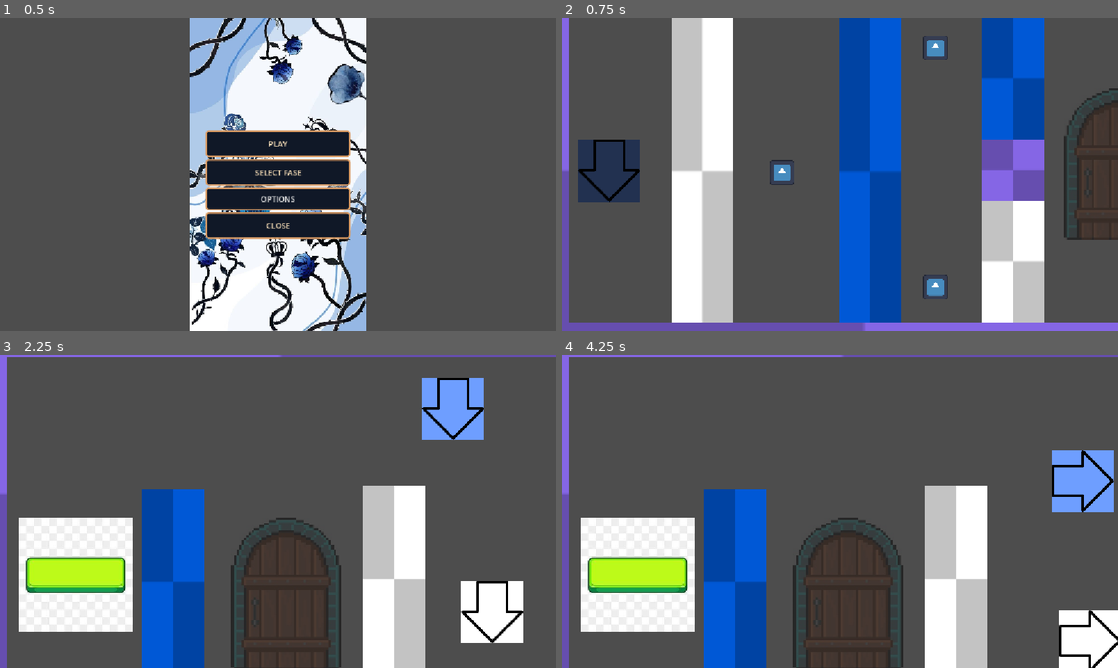
Above: before the commit, frames 1-4 (two rows, left to right).
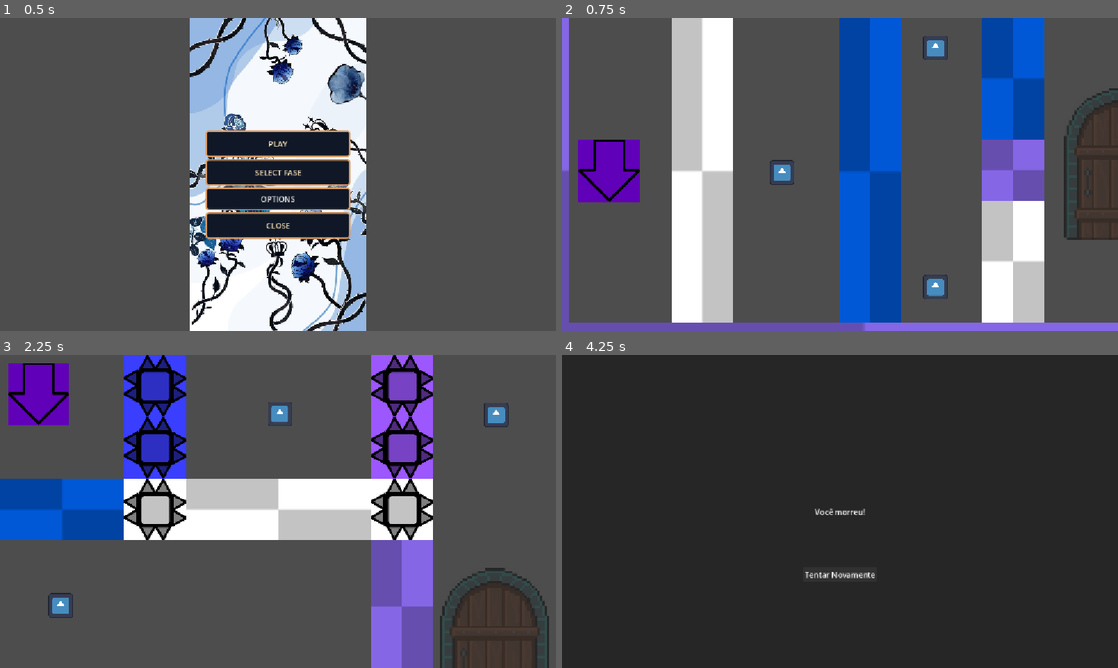
Above: after the commit, the same moments.

Repository: Equipe-Plasma/Switch-Shadow
Game: Godot game, scene res://menu/menu_principal/menu_principal.tscn
Two runs of this game, one before a commit and one after it. Both use one fixed random seed, a clock stepped at 60 frames per second and the inputs below. The engine's default icon, where the game draws it, is replaced by a stand-in: a white triangle on a blue panel in a dark square.
Inputs:
- Up to frame 1 (0.5 s): no input
- Up to frame 2 (0.75 s): click "PLAY" at 0.5 s
- Up to frame 3 (2.25 s): tap Enter (proxima_fase) at 1.25 s; hold D (mover_direita) 1.28-2 s; hold Enter (proxima_fase) 1.28-2 s; click "Próxima Fase" at 2 s
- Up to frame 4 (4.25 s): tap Space (trocar_sombra) at 2.75, 2.85 s; hold S (mover_baixo) 2.78-3.53 s; hold D (mover_direita) from 3.53 s (still down); hold Enter (proxima_fase) from 3.53 s (still down)

Frame 1 is identical in both runs. In frame 2, 2.0% of the frame differs, in the area x 2-14%, y 38-59%; in frame 3, 57%; in frame 4, 96%, in the area x 0-100%, y 0-100%.

Commit message:
fase 2

Diff:
--- a/editor/espinho/espinho.gd
+++ b/editor/espinho/espinho.gd
@@ -1,46 +1,43 @@
-extends StaticBody2D
+extends Area2D
 
-# Tipos de alvos que este espinho pode matar
+# Tipos de alvos que este espinho pode matar e bloquear
 enum TipoEspinho { AMBOS, APENAS_PLAYER, APENAS_SOMBRA }
 
 @export var tipo: TipoEspinho = TipoEspinho.AMBOS
 
 @onready var sprite: Sprite2D = $Sprite2D
-@onready var area_dano: Area2D = $AreaDano # Nome da AreaDano que colocamos dentro
 
 func _ready() -> void:
-	# Conecta o sinal da área interna de dano
-	area_dano.body_entered.connect(_on_body_entered)
+	# Conecta o sinal de entrada de corpos diretamente na Area2D
+	body_entered.connect(_on_body_entered)
 	configurar_cor_e_colisao()
 
 func configurar_cor_e_colisao() -> void:
-	# Como o StaticBody2D bloqueia tudo por padrão,
-	# configuramos a camada do StaticBody para a Layer de Paredes Gerais (Layer 3)
-	set_collision_layer_value(3, true)
-	set_collision_mask_value(1, true) # Colide com Player
-	set_collision_mask_value(2, true) # Colide com Sombra
-
-	# Configura a área de dano para escutar apenas o que precisa
+	# Configura quais camadas o espinho vai interagir (Mask)
+	# Layer 1 = Player | Layer 2 = Sombra
 	match tipo:
 		TipoEspinho.AMBOS:
 			sprite.modulate = Color(1.0, 1.0, 1.0, 1.0) # Branco
-			area_dano.set_collision_mask_value(1, true)
-			area_dano.set_collision_mask_value(2, true)
+			set_collision_mask_value(1, true)  # Detecta Player
+			set_collision_mask_value(2, true)  # Detecta Sombra
+
 		TipoEspinho.APENAS_PLAYER:
 			sprite.modulate = Color(0.229, 0.243, 1.0, 1.0) # Azul
-			area_dano.set_collision_mask_value(1, true)
-			area_dano.set_collision_mask_value(2, false)
+			set_collision_mask_value(1, true)  # Detecta Player (mata e bloqueia)
+			set_collision_mask_value(2, false) # Ignora Sombra (atravessa livre e sem morrer)
+
 		TipoEspinho.APENAS_SOMBRA:
 			sprite.modulate = Color(0.612, 0.34, 1.0, 1.0) # Roxo
-			area_dano.set_collision_mask_value(1, false)
-			area_dano.set_collision_mask_value(2, true)
+			set_collision_mask_value(1, false) # Ignora Player (atravessa livre e sem morrer)
+			set_collision_mask_value(2, true)  # Detecta Sombra (mata e bloqueia)
 
 func _on_body_entered(body: Node2D) -> void:
-	# Verifica quem encostou na área interna de dano
+	# Como a máscara de colisão já filtra quem o espinho enxerga,
+	# quem entrar aqui vai acionar a morte correspondente
 	if body.name == "Player":
 		if tipo == TipoEspinho.AMBOS or tipo == TipoEspinho.APENAS_PLAYER:
 			derrota()
-	elif body.name == "Sombra":
+	elif body.name == "Sombra" or body.name == "Sombra_reversa":
 		if tipo == TipoEspinho.AMBOS or tipo == TipoEspinho.APENAS_SOMBRA:
 			derrota()
 
--- a/editor/espinho/espinho.tscn
+++ b/editor/espinho/espinho.tscn
@@ -6,10 +6,7 @@
 [sub_resource type="CircleShape2D" id="CircleShape2D_lvy1w"]
 radius = 62.0
 
-[sub_resource type="CircleShape2D" id="CircleShape2D_123ki"]
-radius = 64.0
-
-[node name="Espinho" type="StaticBody2D" unique_id=1607689019]
+[node name="Espinho" type="Area2D" unique_id=1268178226]
 collision_layer = 4
 script = ExtResource("1_lvy1w")
 
@@ -18,10 +15,3 @@
 
 [node name="CollisionShape2D" type="CollisionShape2D" parent="." unique_id=1006966363]
 shape = SubResource("CircleShape2D_lvy1w")
-
-[node name="AreaDano" type="Area2D" parent="." unique_id=282811293]
-position = Vector2(1, 0)
-
-[node name="CollisionShape2D" type="CollisionShape2D" parent="AreaDano" unique_id=26095840]
-position = Vector2(-1, 0)
-shape = SubResource("CircleShape2D_123ki")
--- a/editor/parede/parede_bloqueia_/parede_bloqueia_player.tscn
+++ b/editor/parede/parede_bloqueia_/parede_bloqueia_player.tscn
@@ -3,7 +3,7 @@
 [ext_resource type="Texture2D" uid="uid://sq0ylhhc2fj3" path="res://assets/outros/parede.png" id="1_ct658"]
 
 [sub_resource type="RectangleShape2D" id="RectangleShape2D_123ki"]
-size = Vector2(129, 128)
+size = Vector2(128, 128)
 
 [node name="ParedeBloqueiaPlayer" type="StaticBody2D" unique_id=87217196]
 collision_layer = 8
@@ -12,5 +12,4 @@
 texture = ExtResource("1_ct658")
 
 [node name="CollisionShape2D" type="CollisionShape2D" parent="." unique_id=943126472]
-position = Vector2(0.5, 0)
 shape = SubResource("RectangleShape2D_123ki")
--- a/editor/parede/parede_bloqueia_/parede_bloqueia_sombra.tscn
+++ b/editor/parede/parede_bloqueia_/parede_bloqueia_sombra.tscn
@@ -3,7 +3,7 @@
 [ext_resource type="Texture2D" uid="uid://sq0ylhhc2fj3" path="res://assets/outros/parede.png" id="1_4i3fs"]
 
 [sub_resource type="RectangleShape2D" id="RectangleShape2D_123ki"]
-size = Vector2(127, 128)
+size = Vector2(128, 128)
 
 [node name="ParedeBloqueiaSombra" type="StaticBody2D" unique_id=87217196]
 collision_layer = 16
@@ -13,5 +13,4 @@
 texture = ExtResource("1_4i3fs")
 
 [node name="CollisionShape2D" type="CollisionShape2D" parent="." unique_id=943126472]
-position = Vector2(-0.5, 0)
 shape = SubResource("RectangleShape2D_123ki")
--- a/editor/parede/parede_geral/parede_geral.tscn
+++ b/editor/parede/parede_geral/parede_geral.tscn
@@ -3,7 +3,7 @@
 [ext_resource type="Texture2D" uid="uid://sq0ylhhc2fj3" path="res://assets/outros/parede.png" id="1_wjy07"]
 
 [sub_resource type="RectangleShape2D" id="RectangleShape2D_123ki"]
-size = Vector2(128, 126)
+size = Vector2(128, 128)
 
 [node name="ParedeGeral" type="StaticBody2D" unique_id=87217196]
 collision_layer = 4
--- a/editor/sombra/sombra.tscn
+++ b/editor/sombra/sombra.tscn
@@ -17,7 +17,7 @@
 textura_dos_lados_direta = ExtResource("4_koliu")
 
 [node name="Sprite2D" type="Sprite2D" parent="." unique_id=1460049725]
-modulate = Color(0.4305154, 0.6182317, 1, 1)
+modulate = Color(0.37617254, 0.001805577, 0.72027785, 1)
 texture = ExtResource("2_x44nn")
 
 [node name="CollisionShape2D" type="CollisionShape2D" parent="." unique_id=1255377934]
--- a/editor/sombra_reversa/sombra_reversa.gd
+++ b/editor/sombra_reversa/sombra_reversa.gd
@@ -2,7 +2,6 @@
 
 @export var velocidade: float = 200.0
 @onready var sprite: Sprite2D = $Sprite2D
-
 
 @export var textura_frente: Texture2D   # Para quando anda para baixo
 @export var textura_costas: Texture2D   # Para quando anda para cima
--- a/editor/sombra_reversa/sombra_reversa.tscn
+++ b/editor/sombra_reversa/sombra_reversa.tscn
@@ -6,7 +6,7 @@
 [ext_resource type="Texture2D" uid="uid://x3xvexgyh3de" path="res://assets/player/paraesquerda.png" id="4_edr3p"]
 
 [sub_resource type="RectangleShape2D" id="RectangleShape2D_onrkg"]
-size = Vector2(127, 127)
+size = Vector2(128, 127)
 
 [node name="Sombra_reversa" type="CharacterBody2D" unique_id=1092208446]
 collision_layer = 2
@@ -21,5 +21,5 @@
 texture = ExtResource("2_tcpa7")
 
 [node name="CollisionShape2D" type="CollisionShape2D" parent="." unique_id=1255377934]
-position = Vector2(0.5, -0.5)
+position = Vector2(0, -0.5)
 shape = SubResource("RectangleShape2D_onrkg")
--- a/fase/fase 1/fase_1.tscn
+++ b/fase/fase 1/fase_1.tscn
@@ -21,8 +21,6 @@
 textura_costas = ExtResource("4_13r4u")
 
 [node name="Sombra" parent="." unique_id=1092208446 instance=ExtResource("3_68bho")]
-modulate = Color(0.31431612, 0.31431612, 0.3143161, 1)
-self_modulate = Color(0.31431612, 0.31431612, 0.3143161, 1)
 position = Vector2(98, 316)
 textura_frente = ExtResource("3_nitit")
 textura_costas = ExtResource("4_13r4u")
--- a/fase/fase 2/fase_2.gd
+++ b/fase/fase 2/fase_2.gd
@@ -1,9 +1,7 @@
-
 extends Node2D
 
 @onready var player: CharacterBody2D = $Player
 @onready var sombra: CharacterBody2D = $Sombra
-@onready var botao_pressao = $BotaoPressao
 @onready var portal = $PortalSaida
 
 var portal_liberado: bool = false
@@ -15,18 +13,6 @@
 	print("=== INICIANDO FASE 2 ===")
 
 	Global.registrar_fase(scene_file_path)
-
-	print("Botão encontrado: ", botao_pressao)
-	print("Portal encontrado: ", portal)
-
-	portal.desativar()
-
-	if not botao_pressao.estado_alterado.is_connected(_on_estado_botao_alterado):
-		botao_pressao.estado_alterado.connect(_on_estado_botao_alterado)
-
-	print("Sinal conectado: ",
-		botao_pressao.estado_alterado.is_connected(_on_estado_botao_alterado)
-	)
 
 	if not portal.portal_utilizado.is_connected(avancar_para_proxima_fase):
 		portal.portal_utilizado.connect(avancar_para_proxima_fase)
--- a/fase/fase 2/fase_2.tscn
+++ b/fase/fase 2/fase_2.tscn
@@ -10,55 +10,84 @@
 [ext_resource type="PackedScene" uid="uid://cv1kaaq84myxc" path="res://editor/parede/parede_bloqueia_/parede_bloqueia_sombra.tscn" id="8_iaody"]
 [ext_resource type="PackedScene" uid="uid://dxxyiof204lp2" path="res://editor/parede/parede_geral/parede_geral.tscn" id="9_sx8e5"]
 [ext_resource type="PackedScene" uid="uid://cdy22u33xic2q" path="res://editor/portal_saida/portal_saida.tscn" id="10_h04fk"]
-[ext_resource type="PackedScene" uid="uid://wup3oocdjljp" path="res://editor/mecanica/botao_pressao/botao_pressao.tscn" id="12_xq10f"]
-[ext_resource type="PackedScene" uid="uid://ddafxl65xcq5w" path="res://editor/mecanica/porta/porta.tscn" id="13_wvv7m"]
+[ext_resource type="PackedScene" uid="uid://bg3d3dk0l61jv" path="res://editor/item/item.tscn" id="12_wvv7m"]
+[ext_resource type="PackedScene" uid="uid://cl7s6ng8cubbt" path="res://editor/espinho/espinho.tscn" id="12_xq10f"]
 
 [node name="Fase2" type="Node2D" unique_id=1904190499]
 script = ExtResource("1_4vcdr")
-
-[node name="Sombra" parent="." unique_id=1092208446 instance=ExtResource("2_wljo7")]
-position = Vector2(939, 111)
 
 [node name="MenuPausa" parent="." unique_id=1672884906 instance=ExtResource("2_3ubab")]
 visible = false
 
 [node name="Player" parent="." unique_id=2008145688 instance=ExtResource("2_s3f3q")]
-position = Vector2(1020, 532)
+position = Vector2(80, 80)
 textura_frente = ExtResource("3_jdyb1")
 textura_costas = ExtResource("4_783b1")
 
-[node name="ParedeBloqueiaSombra" parent="." unique_id=1779242448 instance=ExtResource("8_iaody")]
-position = Vector2(359, 470)
-scale = Vector2(1, 3)
-
 [node name="ParedeGeral" parent="." unique_id=1721428447 instance=ExtResource("9_sx8e5")]
-position = Vector2(1222, 269)
+position = Vector2(1216, 269)
 scale = Vector2(1, 6)
 
 [node name="ParedeGeral2" parent="." unique_id=1640026859 instance=ExtResource("9_sx8e5")]
-position = Vector2(581, -60)
+position = Vector2(576, -64)
 scale = Vector2(9, 1)
 
 [node name="ParedeGeral3" parent="." unique_id=503687909 instance=ExtResource("9_sx8e5")]
-position = Vector2(577, 719)
+position = Vector2(576, 712)
 scale = Vector2(9, 1)
 
 [node name="ParedeGeral4" parent="." unique_id=1285541455 instance=ExtResource("9_sx8e5")]
-position = Vector2(-49, 288)
+position = Vector2(-64, 288)
 scale = Vector2(1, 6)
-
-[node name="ParedeBloqueiaPlayer" parent="." unique_id=1151557831 instance=ExtResource("7_67a0w")]
-position = Vector2(817, 464)
-scale = Vector2(1, 3)
 
 [node name="PortalSaida" parent="." unique_id=1057710737 instance=ExtResource("10_h04fk")]
 visibility_layer = 25
-position = Vector2(593, 494)
+position = Vector2(1025, 599)
 
-[node name="BotaoPressao" parent="." unique_id=1175720379 instance=ExtResource("12_xq10f")]
-visibility_layer = 2
-position = Vector2(157, 456)
-collision_mask = 30
+[node name="Espinho" parent="." unique_id=1607689019 instance=ExtResource("12_xq10f")]
+position = Vector2(321, 64)
+tipo = 1
 
-[node name="Porta" parent="." unique_id=1687150052 instance=ExtResource("13_wvv7m")]
-position = Vector2(1125, 45)
+[node name="Espinho2" parent="." unique_id=383088380 instance=ExtResource("12_xq10f")]
+position = Vector2(321, 192)
+tipo = 1
+
+[node name="Espinho3" parent="." unique_id=1267501935 instance=ExtResource("12_xq10f")]
+position = Vector2(321, 320)
+
+[node name="Espinho4" parent="." unique_id=1117738981 instance=ExtResource("12_xq10f")]
+position = Vector2(833, 64)
+tipo = 2
+
+[node name="Espinho5" parent="." unique_id=1799746374 instance=ExtResource("12_xq10f")]
+position = Vector2(833, 192)
+tipo = 2
+
+[node name="ParedeBloqueiaSombra" parent="." unique_id=87217196 instance=ExtResource("8_iaody")]
+position = Vector2(129, 320)
+scale = Vector2(2, 1)
+
+[node name="ParedeGeral5" parent="." unique_id=1712056793 instance=ExtResource("9_sx8e5")]
+position = Vector2(833, 521)
+scale = Vector2(1, 2.5)
+
+[node name="Espinho6" parent="." unique_id=590456572 instance=ExtResource("12_xq10f")]
+position = Vector2(833, 320)
+
+[node name="ParedeBloqueiaPlayer" parent="." unique_id=2114099946 instance=ExtResource("7_67a0w")]
+position = Vector2(577, 320)
+scale = Vector2(3, 1)
+
+[node name="Item" parent="." unique_id=1168481889 groups=["itens"] instance=ExtResource("12_wvv7m")]
+position = Vector2(126, 519)
+
+[node name="Item2" parent="." unique_id=1139266663 groups=["itens"] instance=ExtResource("12_wvv7m")]
+position = Vector2(580, 122)
+
+[node name="Item3" parent="." unique_id=105084357 groups=["itens"] instance=ExtResource("12_wvv7m")]
+position = Vector2(1028, 124)
+
+[node name="Sombra" parent="." unique_id=1092208446 instance=ExtResource("2_wljo7")]
+position = Vector2(80, 80)
+textura_frente = ExtResource("3_jdyb1")
+textura_costas = ExtResource("4_783b1")
--- a/menu/selecao_fases/selecao_fases.gd
+++ b/menu/selecao_fases/selecao_fases.gd
@@ -1,6 +1,6 @@
 extends Control
 
-const MENU_PRINCIPAL = "res://menu//menu_principal/menu_principal.tscn"
+const MENU_PRINCIPAL = "res://menu/menu_principal/menu_principal.tscn"
 
 const TOTAL_FASES = 10
 const FASES_PRONTAS = 3
